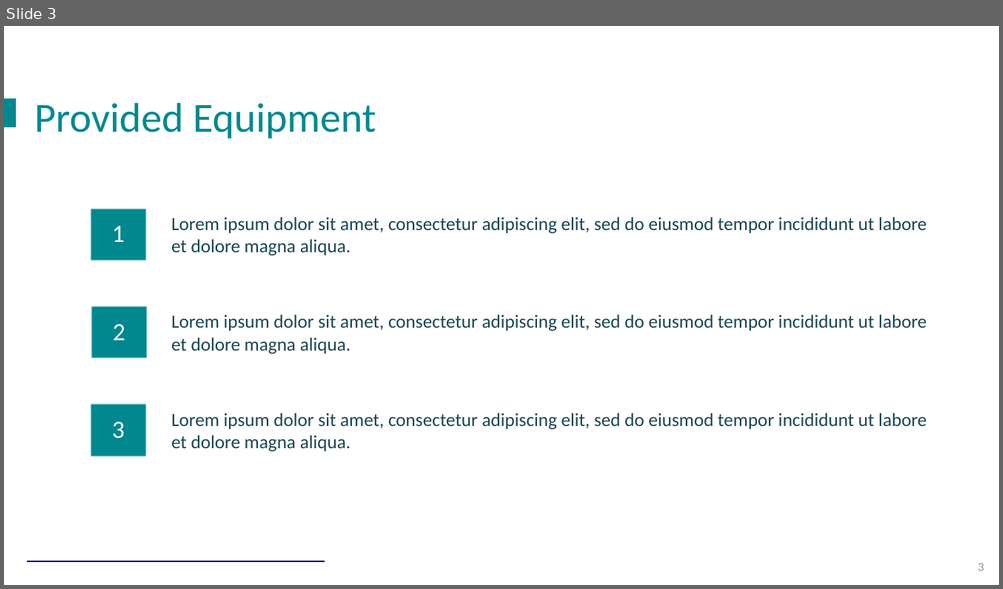
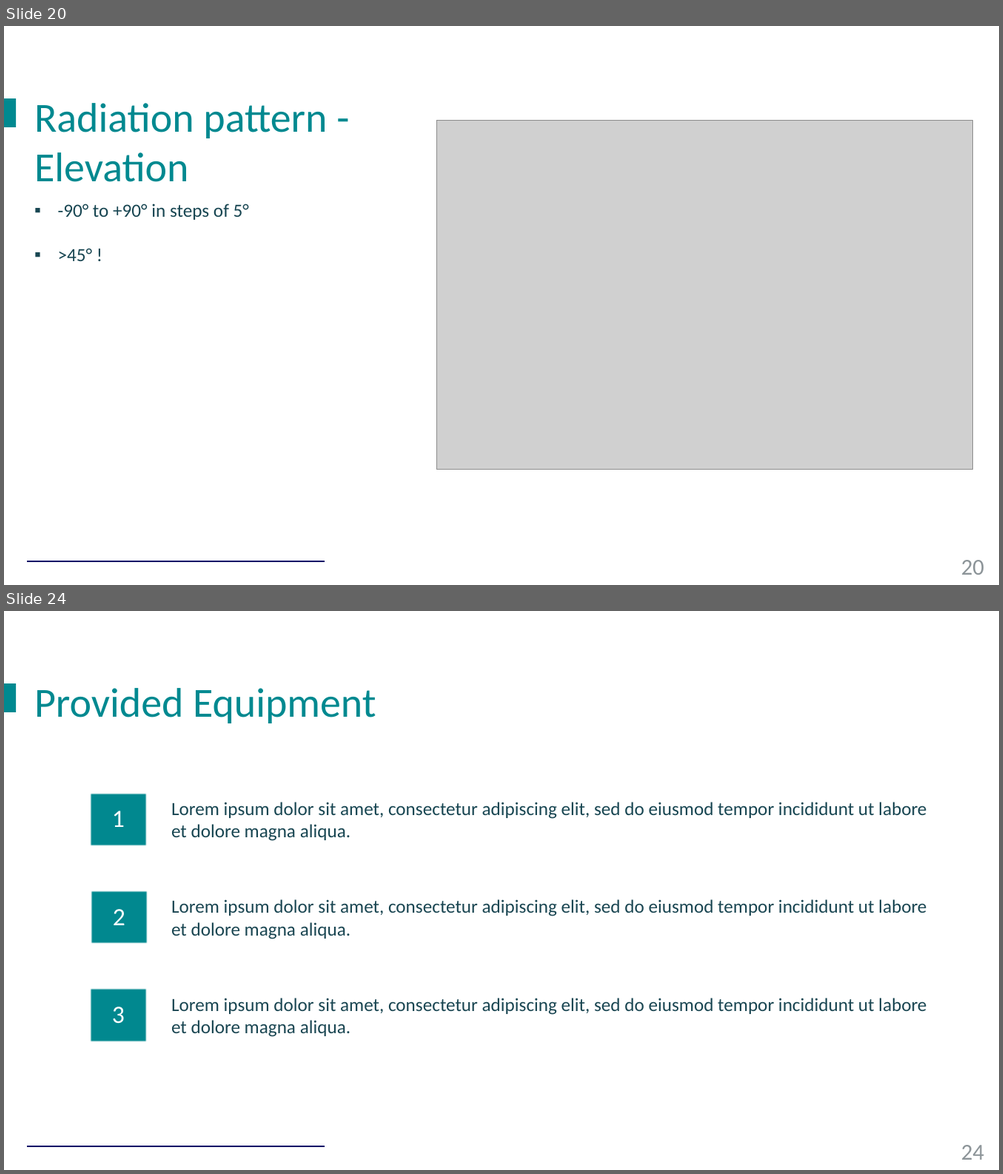
Before and after one commit to Tyr4n1x/Project_Antenna, a slide deck: Presentation.pptx. Shown one above the other, each under a label of ours: slide 3 before the commit, slides 20 and 24 after it; the slides between them are not shown. The pictures are 1003x589 and 1003x1174 pixels, drawn with LibreOffice and Linux fonts; fonts in the diff are those of the drawing; grey boxes stand for pictures; background and template pictures are left out. Boxes give left, top, right and bottom in pixels: in the first picture for what was removed or moved away, otherwise in the second. Text is boxed around its words. In the diff, an @@ line names an element or a change of style, - is before the commit and + after.

Commit message:
added presentation and pictures of setup

```diff
--- a/Presentation.pptx
+++ b/Presentation.pptx
@@ slide 20 added at bbox=[4, 26, 999, 585], background picture (left out); not listed: 3 template elements that a slide beside it also shows @@
@@ text added at bbox=[34, 103, 327, 182], 40 pt, text #008990 @@
+Radiation pattern - Elevation
@@ picture added at bbox=[437, 121, 973, 470] @@
@@ text added at bbox=[58, 204, 249, 261], 18 pt, text #184652 @@
+▪ -90° to +90° in steps of 5°
+▪ >45° !
@@ what was slide 3 is now slide 24 @@
@@ page number at bbox=[961, 1145, 984, 1160]: text changed; size 12 to 22 pt @@
-3
+24
```
Also in this commit, not shown: 2 slides changed, 20 other slides added, 1 slide removed, 11 other files.
